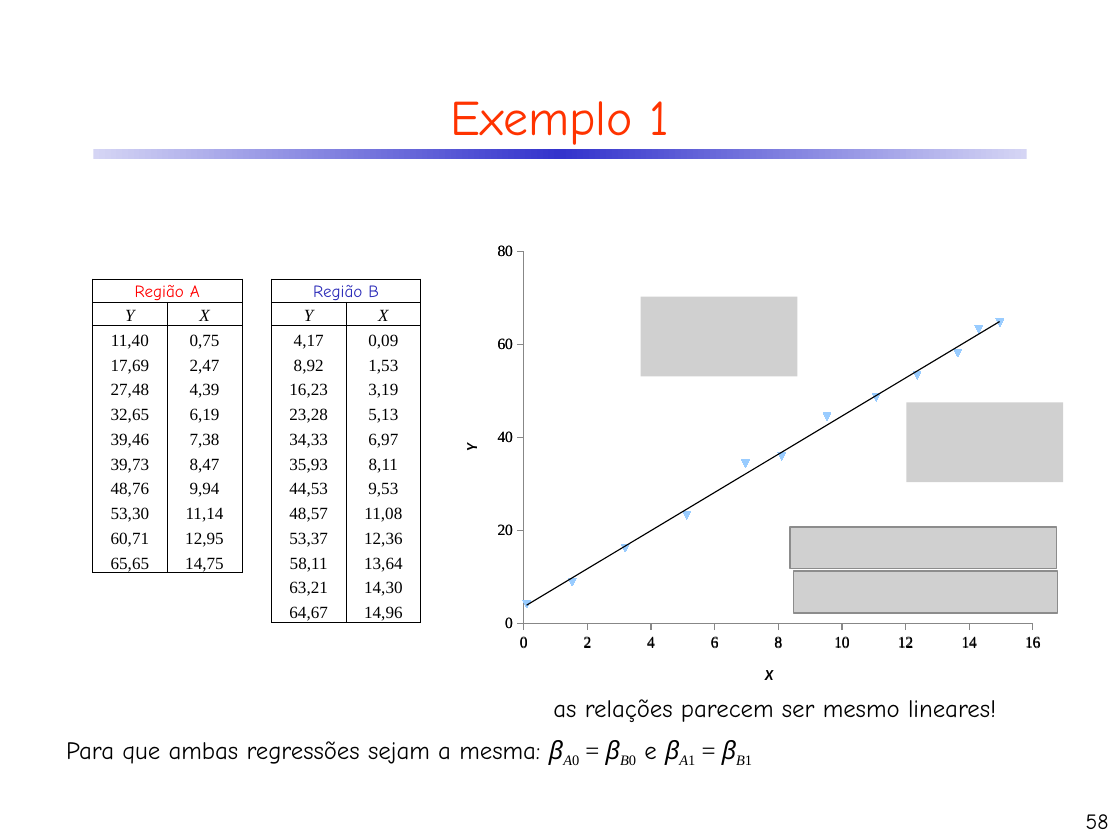
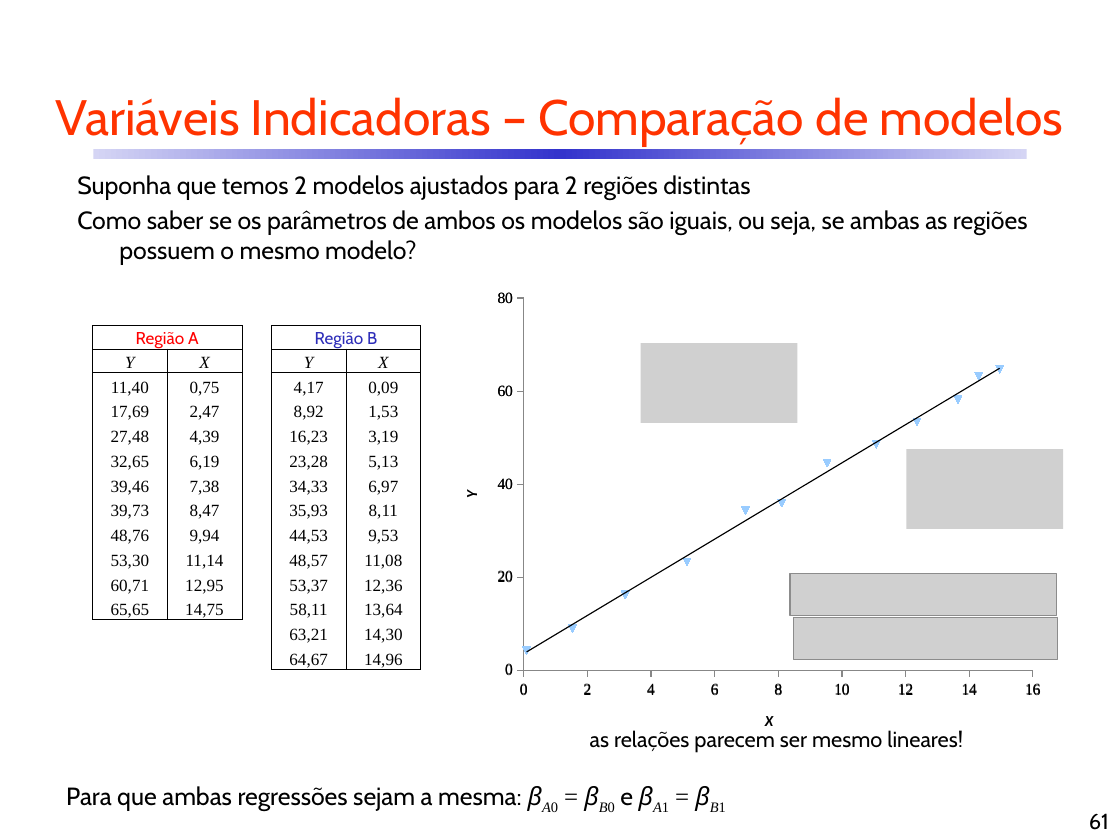
Before and after one commit to CDRenno/Estatistica, a slide deck: slide 61 of ppt/10ARegr.pptx (slide 58 before the commit). Drawn at 1120x840 pixels with LibreOffice and Linux fonts; fonts in the diff are those of the drawing; grey boxes stand for pictures. Boxes give left, top, right and bottom in pixels: in the first picture for what was removed or moved away, otherwise in the second. Text is boxed around its words. In the diff, an @@ line names an element or a change of style, - is before the commit and + after.

```diff
--- a/ppt/10ARegr.pptx
+++ b/ppt/10ARegr.pptx
@@ title at [55, 97, 1064, 145]: text changed; font Comic Neue to Cabin @@
-Exemplo 1
+Variáveis Indicadoras – Comparação de modelos
@@ text added at [77, 175, 1028, 264], 16 pt, text #000000 @@
+Suponha que temos 2 modelos ajustados para 2 regiões distintas
+Como saber se os parâmetros de ambos os modelos são iguais, ou seja, se ambas as regiões possuem o mesmo modelo?
@@ scatter chart at [439, 280, 1053, 753] @@
@@ colour of Series 1 #FF0000 to #00CC99 @@
@@ category axis changed @@
@@ value axis changed @@
@@ scatter chart at [439, 280, 1053, 754] @@
@@ colour of Series 1 #00CC99 to #FF0000 @@
@@ category axis changed @@
@@ value axis changed @@
@@ picture removed at [641, 297, 797, 376] @@
@@ 2 scatter charts, 1 text, 1 table: place and size @@
-2 scatter charts, 1 text, 1 table at [66, 233, 1053, 764]
+2 scatter charts, 1 text, 1 table at [66, 280, 1053, 811]
@@ table at [93, 326, 422, 672] @@
@@ font Comic Neue to Cabin in "Região A", "Região B" @@
@@ picture added at [641, 343, 797, 422] @@
@@ picture removed at [906, 402, 1063, 482] @@
@@ picture added at [906, 449, 1063, 529] @@
@@ picture removed at [790, 526, 1056, 569] @@
@@ picture added at [793, 618, 1057, 661] @@
@@ text "as relações parecem ser mesmo ...": place and size @@
-text "as relações parecem ser mesmo ..." at [553, 699, 996, 722]
+text "as relações parecem ser mesmo ..." at [590, 730, 963, 752]
@@ text "as relações parecem ser mesmo ..." at [590, 730, 963, 752]: size 16 to 14 pt, font Comic Neue to Cabin @@
@@ text "Para que ambas regressões sejam ..." at [66, 786, 633, 811]: font Comic Neue to Cabin in "Para que ambas regressões sejam a mesma: ..." @@
@@ page number at [1089, 813, 1109, 830]: text changed; font Comic Neue to Cabin @@
-58
+61
```
Also in this commit, not shown: 88 other slides changed, 14 slides added, 5 slides removed, 5 other files.
